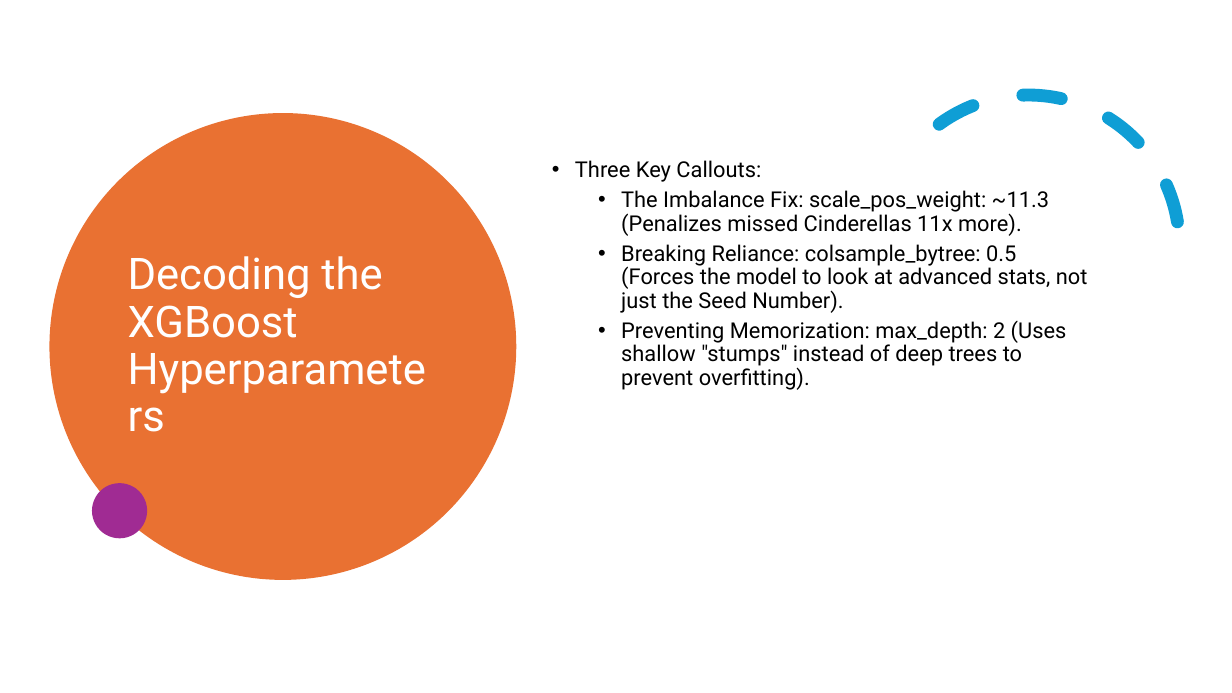
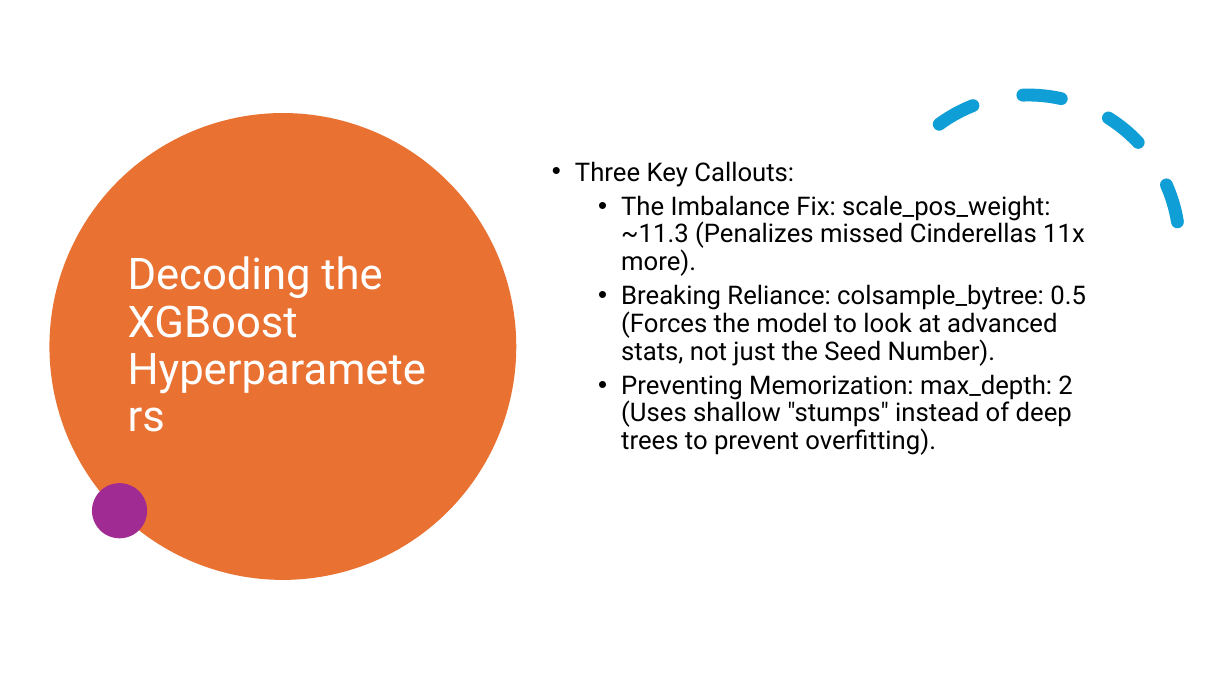
Before and after one commit to ThatTwoDude/STAT486_FinalProject, a slide deck: slide 8 of progress/ClassPresentation.pptx (slide 7 before the commit). Drawn at 1232x693 pixels with LibreOffice and Linux fonts; fonts in the diff are those of the drawing. Boxes give left, top, right and bottom in pixels: in the first picture for what was removed or moved away, otherwise in the second. Text is boxed around its words. In the diff, an @@ line names an element or a change of style, - is before the commit and + after.

```diff
--- a/progress/ClassPresentation.pptx
+++ b/progress/ClassPresentation.pptx
@@ text "Three Key Callouts:" at box(575, 161, 1086, 455): size 17 to 20 pt @@
```
Also in this commit, not shown: 1 other slide changed, 1 slide added.
